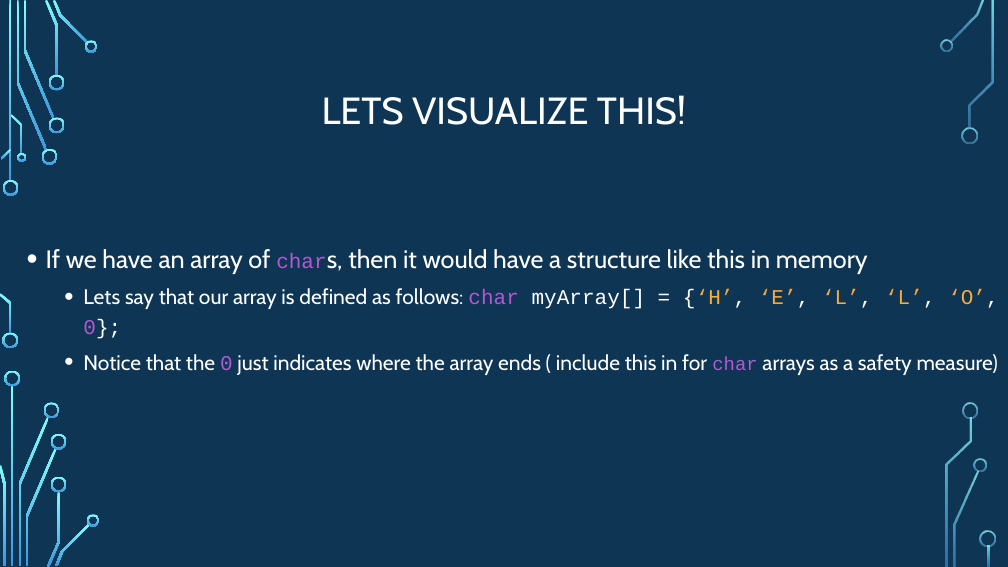
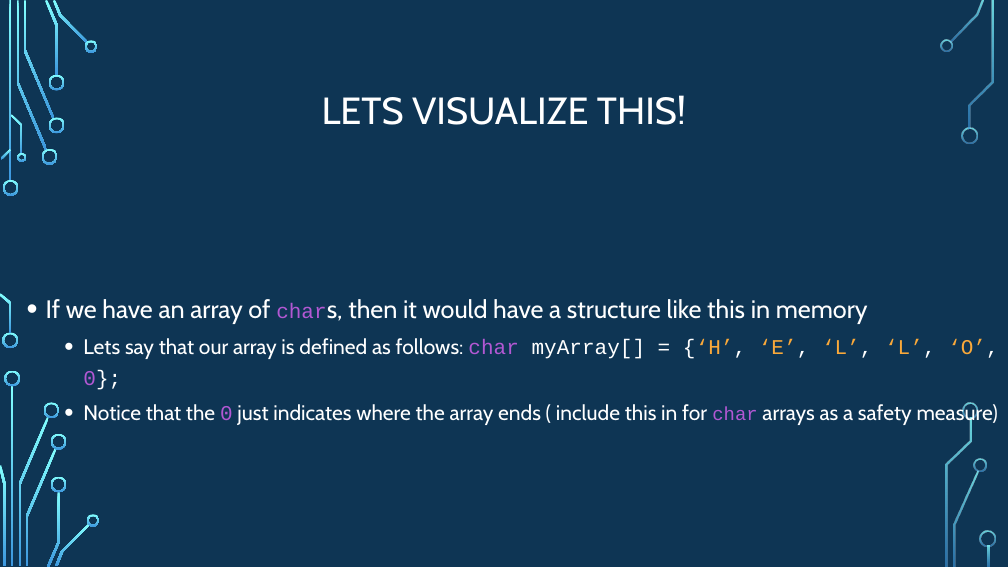
Before and after one commit to psypdt/ZIS_C-_Summer_Course_2019, a slide deck: slide 40 of Day_2/Day_2.pptx (slide 39 before the commit). Drawn at 1008x567 pixels with LibreOffice and Linux fonts; fonts in the diff are those of the drawing; background and template pictures are left out. Boxes give left, top, right and bottom in pixels: in the first picture for what was removed or moved away, otherwise in the second. Text is boxed around its words. In the diff, an @@ line names an element or a change of style, - is before the commit and + after.

```diff
--- a/Day_2/Day_2.pptx
+++ b/Day_2/Day_2.pptx
@@ text "If we have an array ...": place and size @@
-text "If we have an array ..." at bbox=[46, 249, 998, 375]
+text "If we have an array ..." at bbox=[46, 299, 998, 426]
```
Also in this commit, not shown: 5 other slides changed, 6 slides added, 3 other files.
